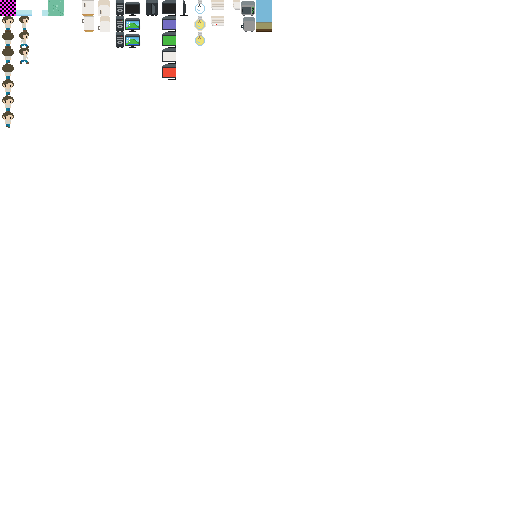
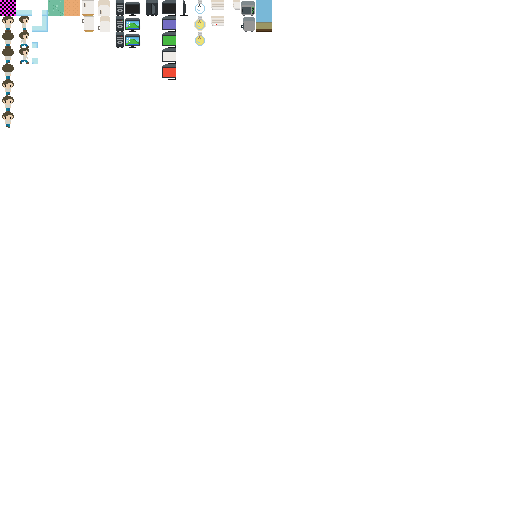
The second 512 × 512 image is a revision of the first. Changes to its layers:
added layer "Corner big" above "Layer 11" over (32, 16, 48, 32)
added layer "Layer 11" above "Corner small copy" over (32, 58, 38, 64)
added layer "Corner small copy" above "Corner small" over (32, 42, 38, 48)
added layer "Corner small" above "Wall" over (42, 10, 48, 16)
added layer "Layer 10" above "Char" over (64, 0, 80, 16)
removed layer "Corner" over (42, 0, 80, 32)
